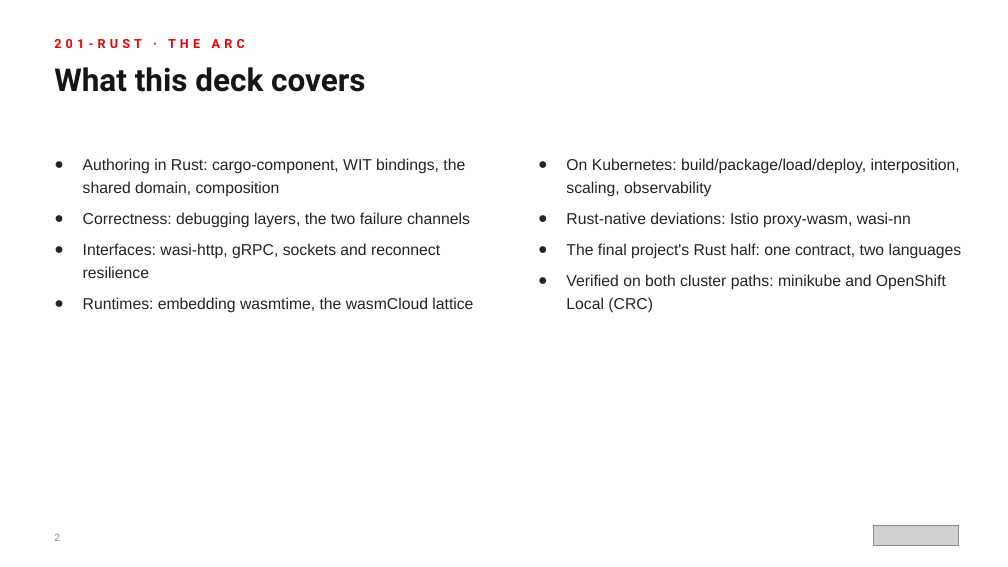
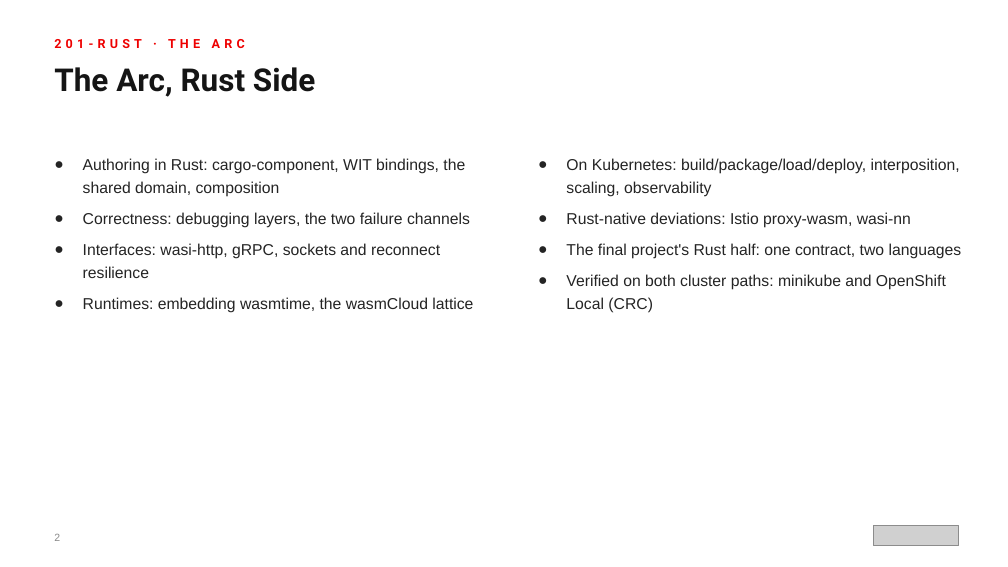
Before and after one commit to patterncatalyst/cn-patterns-and-practices-webassembly, a slide deck: slide 2 of presentation/wasm-201-rust/wasm-201-rust-r1.1.pptx. Drawn at 1008x567 pixels with LibreOffice and Linux fonts; fonts in the diff are those of the drawing; grey boxes stand for pictures. Boxes give left, top, right and bottom in pixels: in the first picture for what was removed or moved away, otherwise in the second. Text is boxed around its words. In the diff, an @@ line names an element or a change of style, - is before the commit and + after.

```diff
--- a/presentation/wasm-201-rust/wasm-201-rust-r1.1.pptx
+++ b/presentation/wasm-201-rust/wasm-201-rust-r1.1.pptx
@@ text at <box>54,67,315,97</box>: text changed @@
-What this deck covers
+The Arc, Rust Side
```
Also in this commit, not shown: 9 other slides changed, 36 other files.
